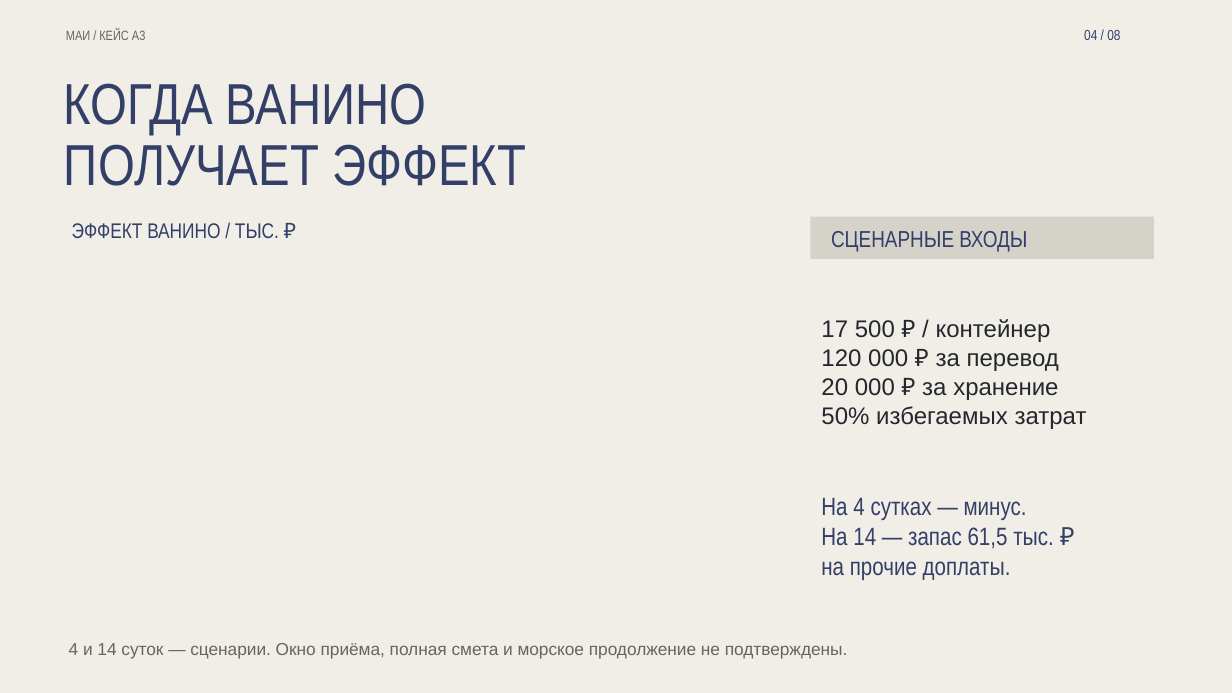
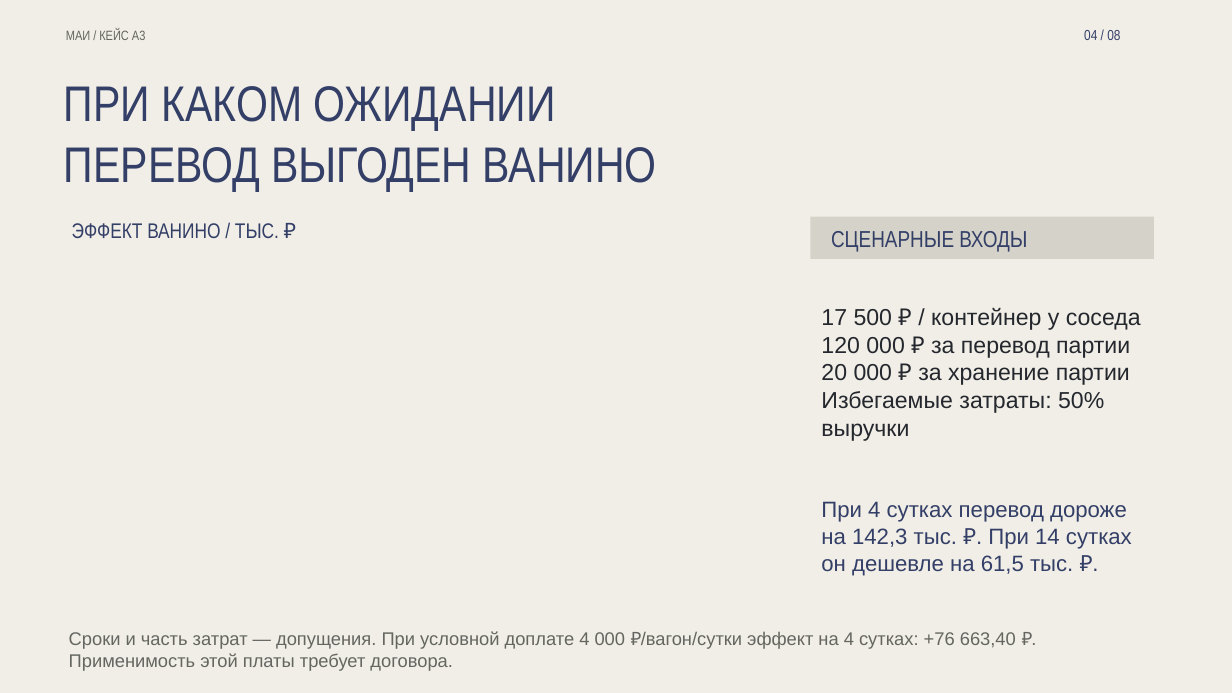
Before and after one commit to iszenzi/case-championship-hackathon-3-case, a slide deck: slide 4 of presentation/Vanino_Object_Motion.pptx. Drawn at 1232x693 pixels with LibreOffice and Linux fonts; fonts in the diff are those of the drawing. Boxes give left, top, right and bottom in pixels: in the first picture for what was removed or moved away, otherwise in the second. Text is boxed around its words. In the diff, an @@ line names an element or a change of style, - is before the commit and + after.

```diff
--- a/presentation/Vanino_Object_Motion.pptx
+++ b/presentation/Vanino_Object_Motion.pptx
@@ text at [64, 86, 556, 131]: text changed; size 45 to 39 pt @@
-КОГДА ВАНИНО
+ПРИ КАКОМ ОЖИДАНИИ
@@ text at [64, 147, 657, 192]: text changed; size 45 to 39 pt @@
-ПОЛУЧАЕТ ЭФФЕКТ
+ПЕРЕВОД ВЫГОДЕН ВАНИНО
@@ text at [821, 308, 1141, 441]: text changed; size 18.8 to 18 pt @@
-17 500 ₽ / контейнер
-120 000 ₽ за перевод
-20 000 ₽ за хранение
-50% избегаемых затрат
+17 500 ₽ / контейнер у соседа
+120 000 ₽ за перевод партии
+20 000 ₽ за хранение партии
+Избегаемые затраты: 50% выручки
@@ text at [821, 501, 1132, 576]: text changed; size 19.5 to 17.2 pt; font Arial Narrow to Arial @@
-На 4 сутках — минус.
-На 14 — запас 61,5 тыс. ₽
-на прочие доплаты.
+При 4 сутках перевод дороже
+на 142,3 тыс. ₽. При 14 сутках
+он дешевле на 61,5 тыс. ₽.
@@ text at [69, 631, 1016, 671]: text changed; size 13.5 to 14.2 pt @@
-4 и 14 суток — сценарии. Окно приёма, полная смета и морское продолжение не подтверждены.
+Сроки и часть затрат — допущения. При условной доплате 4 000 ₽/вагон/сутки эффект на 4 сутках: +76 663,40 ₽. Применимость этой платы требует договора.
```
Also in this commit, not shown: 4 other slides changed, 3 slides added, 3 slides removed, 11 other files.
